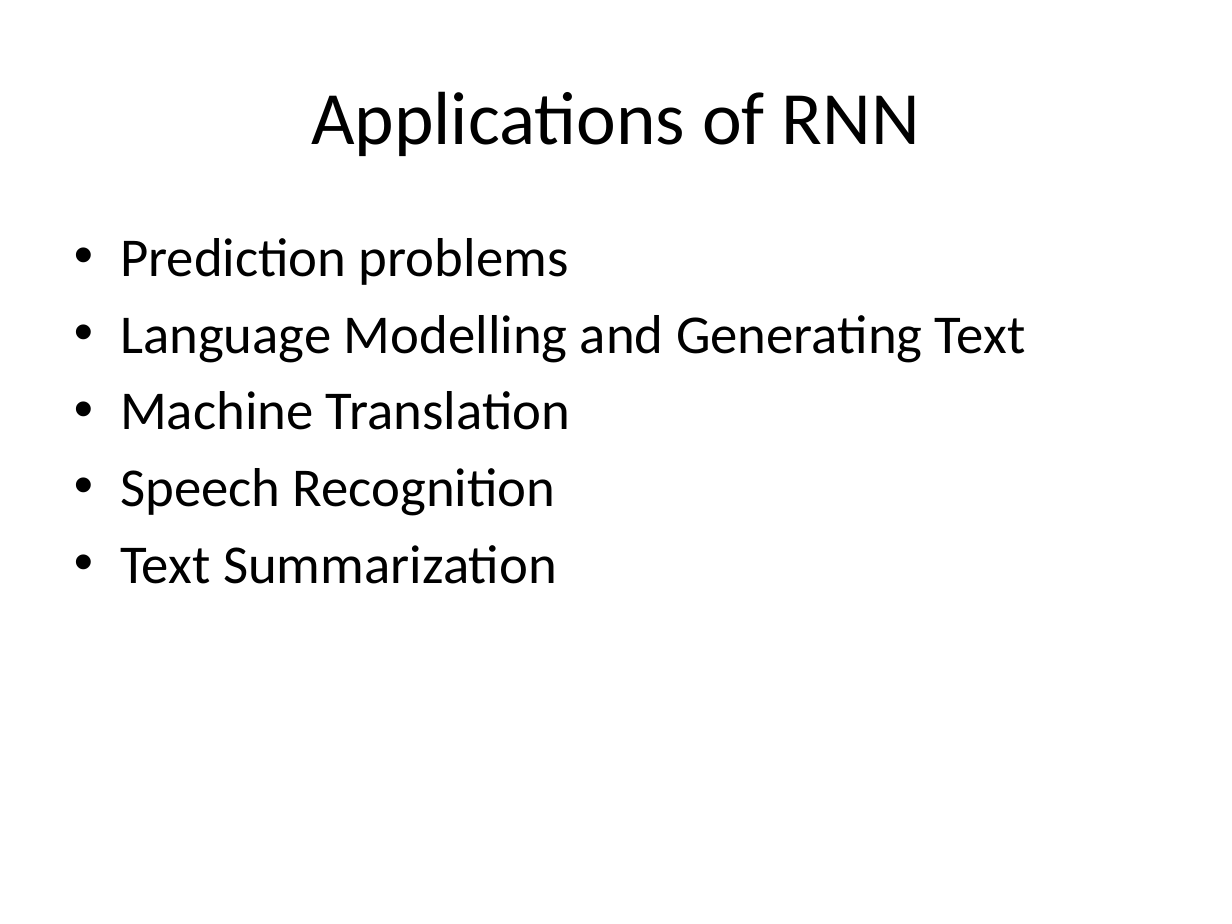
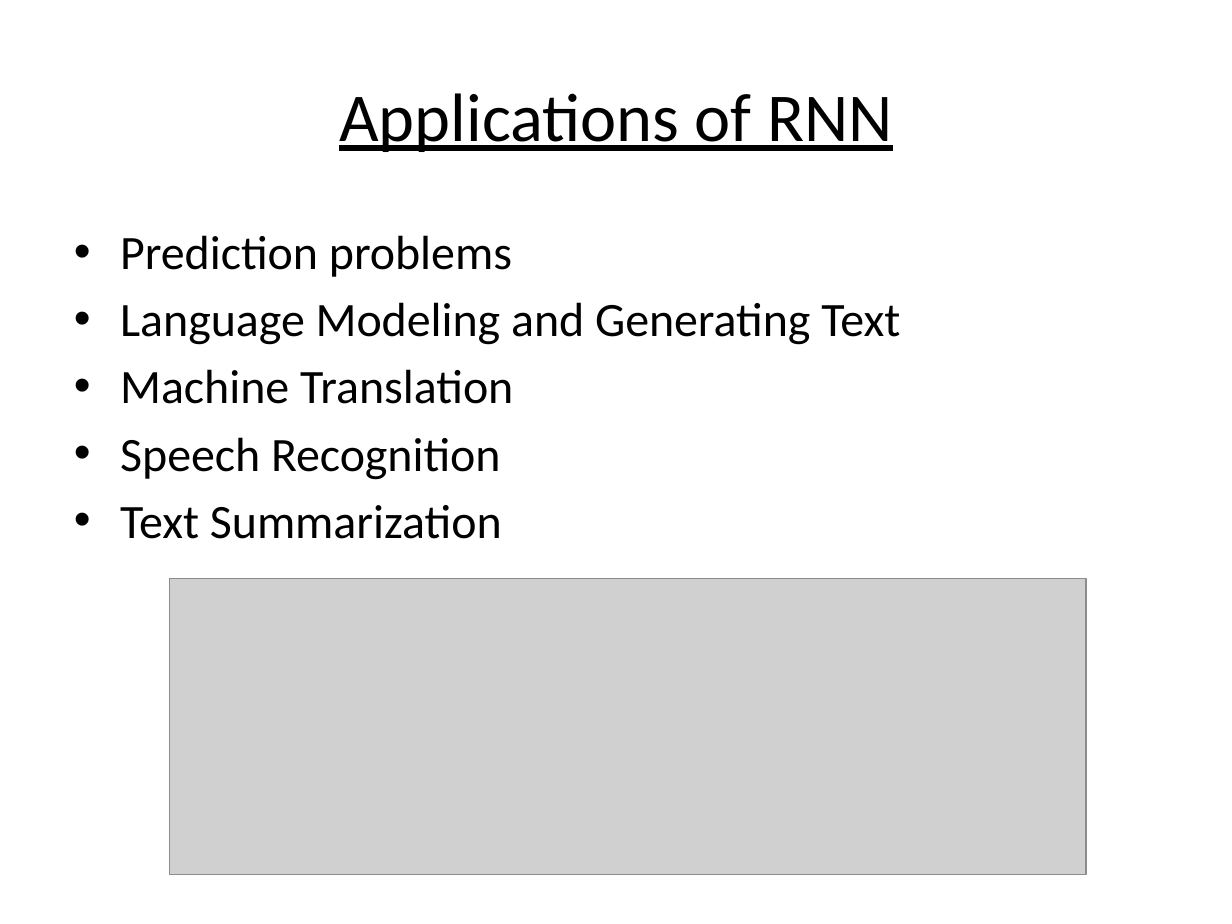
Before and after one commit to abhilashsaj/Simple-Recurrent-Neural-Network-with-Keras, a slide deck: slide 11 of Recurrent Neural Networks.pptx (slide 9 before the commit). Drawn at 1232x924 pixels with LibreOffice and Linux fonts; fonts in the diff are those of the drawing; grey boxes stand for pictures. Boxes give left, top, right and bottom in pixels: in the first picture for what was removed or moved away, otherwise in the second. Text is boxed around its words. In the diff, an @@ line names an element or a change of style, - is before the commit and + after.

```diff
--- a/Recurrent Neural Networks.pptx
+++ b/Recurrent Neural Networks.pptx
@@ title "Applications of RNN" at bbox=[339, 93, 892, 152]: size 44 to 40 pt, underline on @@
@@ text at bbox=[120, 235, 513, 539]: size 32 to 28 pt in "Prediction problems", "Machine Translation", "Speech Recognition", "Text Summarization" @@
@@ text at bbox=[120, 302, 900, 345]: text changed; size 32 to 28 pt @@
-• Language Modelling and Generating Text
+• Language Modeling and Generating Text
@@ picture added at bbox=[170, 578, 1087, 875] @@
```
Also in this commit, not shown: 7 other slides changed, 13 slides added, 1 other file.
